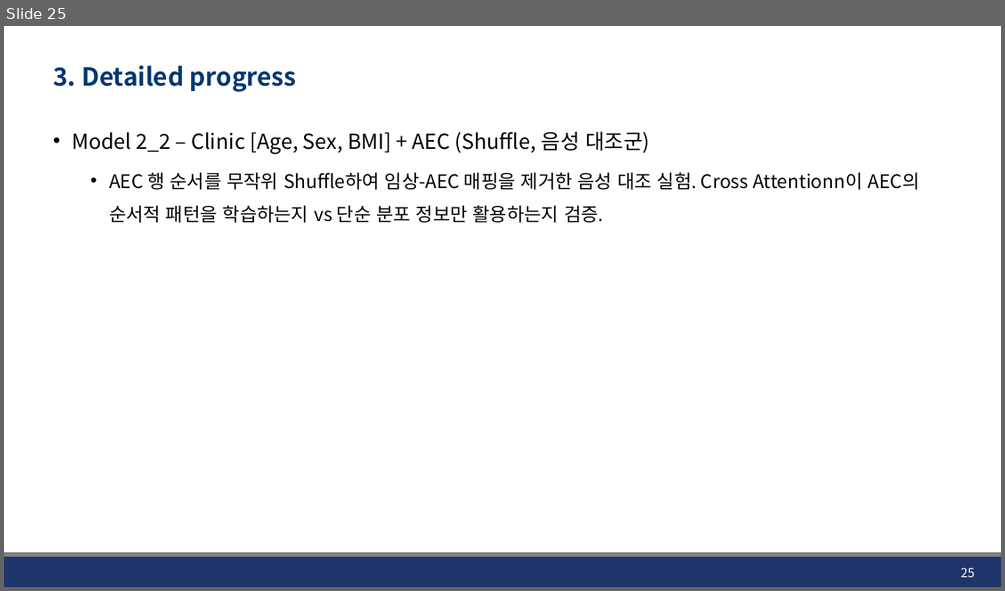
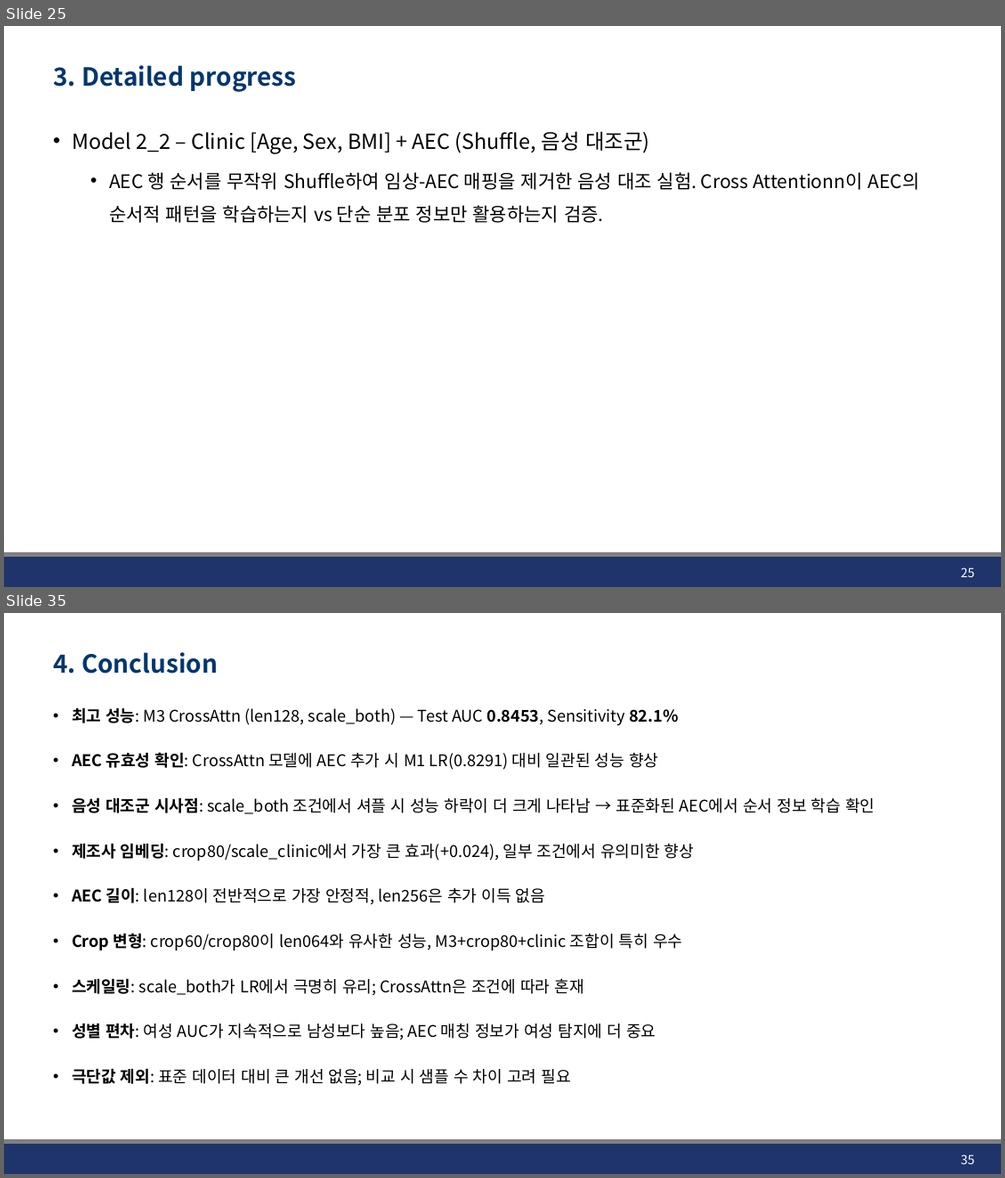
Before and after one commit to JHWannabe/2026-1_Study, a slide deck: 연구자료/260514_AEC_SMI_Analysis.pptx. Shown one above the other, each under a label of ours: slide 25 before the commit, slides 25 and 35 after it; the slides between them are not shown. The pictures are 1005x591 and 1005x1178 pixels, drawn with LibreOffice and Linux fonts; fonts in the diff are those of the drawing; background and template pictures are left out. Boxes give left, top, right and bottom in pixels: in the first picture for what was removed or moved away, otherwise in the second. Text is boxed around its words. In the diff, an @@ line names an element or a change of style, - is before the commit and + after.

```diff
--- a/연구자료/260514_AEC_SMI_Analysis.pptx
+++ b/연구자료/260514_AEC_SMI_Analysis.pptx
@@ slide 35 added at [4, 613, 1001, 1174], background #FFFFFF; not listed: 2 template elements that a slide beside it also shows @@
@@ title added at [53, 652, 218, 674], 24 pt, text #023670, bold @@
+4. Conclusion
@@ text added at [72, 707, 874, 1086], 15.5 pt, text #000000 @@
+• 최고 성능: M3 CrossAttn (len128, scale_both) — Test AUC 0.8453, Sensitivity 82.1%
+• AEC 유효성 확인: CrossAttn 모델에 AEC 추가 시 M1 LR(0.8291) 대비 일관된 성능 향상
+• 음성 대조군 시사점: scale_both 조건에서 셔플 시 성능 하락이 더 크게 나타남 → 표준화된 AEC에서 순서 정보 학습 확인
+• 제조사 임베딩: crop80/scale_clinic에서 가장 큰 효과(+0.024), 일부 조건에서 유의미한 향상
+• AEC 길이: len128이 전반적으로 가장 안정적, len256은 추가 이득 없음
+• Crop 변형: crop60/crop80이 len064와 유사한 성능, M3+crop80+clinic 조합이 특히 우수
+• 스케일링: scale_both가 LR에서 극명히 유리; CrossAttn은 조건에 따라 혼재
+• 성별 편차: 여성 AUC가 지속적으로 남성보다 높음; AEC 매칭 정보가 여성 탐지에 더 중요
+• 극단값 제외: 표준 데이터 대비 큰 개선 없음; 비교 시 샘플 수 차이 고려 필요
@@ page number added at [961, 1154, 975, 1164], 12 pt, text #FFFFFF @@
+35
```
Also in this commit, not shown: 7 slides changed, 6 other slides added, 10 other files.
